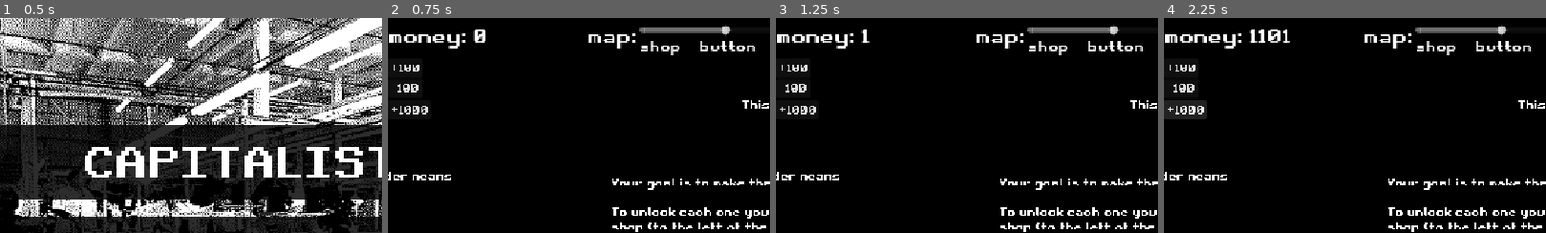
Above: before the commit, frames 1-4 (left to right).
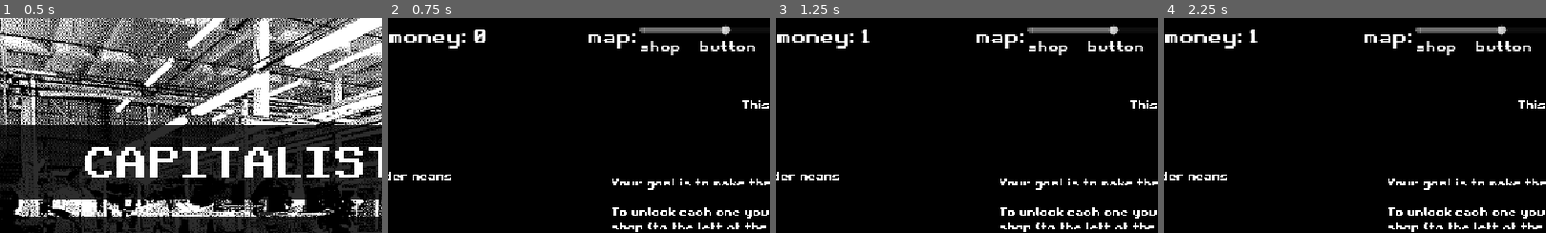
Above: after the commit, the same moments.

Repository: simonM-b/world-history-midterm
Game: Godot game, scene res://scene + script/title.tscn
Same seed, same stepped clock (60 frames per second), same inputs: the game is played once before the commit and once after it.
Inputs (mouse positions are % of the whole screen's width and height, from its top left):
- Up to frame 1 (0.5 s): no input
- Up to frame 2 (0.75 s): click "PLAY" at 0.5 s
- Up to frame 3 (1.25 s): no input
- Up to frame 4 (2.25 s): click (2, 12) at 1.25 s, where only the run before the commit has a clickable "+100"; click (3, 21) at 2 s, where only the run before the commit has a clickable "+1000"
The pictures show only the part of the screen within x 0-50%, y 0-50%; the shares and areas given below are measured in that part.

Frame 1 is identical in both runs. In frame 2, 0.4% of the frame differs, in the area x 1-11%, y 21-45%; in frame 3, 0.4%; in frame 4, 1.5%, in the area x 0-33%, y 5-48%.

Commit message:
started the end of the game

Diff:
--- a/project.godot
+++ b/project.godot
@@ -63,6 +63,11 @@
 , Object(InputEventKey,"resource_local_to_scene":false,"resource_name":"","device":-1,"window_id":0,"alt_pressed":false …(186 unchanged characters)…
 ]
 }
+"degub money add"={
+"deadzone": 0.2,
+"events": [Object(InputEventKey,"resource_local_to_scene":false,"resource_name":"","device":-1,"window_id":0,"alt_pressed":false,"shift_pressed":true,"ctrl_pressed":false,"meta_pressed":false,"pressed":false,"keycode":0,"physical_keycode":81,"key_label":0,"unicode":113,"location":0,"echo":false,"script":null)
+]
+}
 
 [rendering]
 
--- /dev/null
+++ b/scene + script/end_ui.tscn
@@ -0,0 +1,88 @@
+[gd_scene format=3 uid="uid://k63yvfer1t4i"]
+
+[node name="End ui" type="Control" unique_id=197338487]
+layout_mode = 3
+anchors_preset = 15
+anchor_right = 1.0
+anchor_bottom = 1.0
+grow_horizontal = 2
+grow_vertical = 2
+
+[node name="ColorRect" type="ColorRect" parent="." unique_id=1962039845]
+layout_mode = 0
+offset_right = 709.0
+offset_bottom = 457.0
+mouse_filter = 2
+
+[node name="MarginContainer" type="MarginContainer" parent="ColorRect" unique_id=258260659]
+layout_mode = 0
+offset_right = 708.0
+offset_bottom = 455.0
+mouse_filter = 2
+theme_override_constants/margin_left = 10
+theme_override_constants/margin_top = 5
+theme_override_constants/margin_right = 5
+theme_override_constants/margin_bottom = 5
+
+[node name="VBoxContainer" type="VBoxContainer" parent="ColorRect/MarginContainer" unique_id=277106078]
+layout_mode = 2
+mouse_filter = 2
+
+[node name="Label" type="Label" parent="ColorRect/MarginContainer/VBoxContainer" unique_id=832454925]
+layout_mode = 2
+theme_override_colors/font_color = Color(0, 0, 0, 1)
+theme_override_font_sizes/font_size = 32
+text = "THE END ;3"
+horizontal_alignment = 1
+
+[node name="the stuff" type="ColorRect" parent="ColorRect/MarginContainer/VBoxContainer" unique_id=639395464]
+layout_mode = 2
+size_flags_vertical = 3
+mouse_filter = 2
+color = Color(0, 0, 0, 1)
+
+[node name="MarginContainer" type="MarginContainer" parent="ColorRect/MarginContainer/VBoxContainer/the stuff" unique_id=397646796]
+layout_mode = 0
+offset_right = 694.0
+offset_bottom = 399.0
+theme_override_constants/margin_left = 10
+theme_override_constants/margin_top = 5
+
+[node name="VBoxContainer" type="VBoxContainer" parent="ColorRect/MarginContainer/VBoxContainer/the stuff/MarginContainer" unique_id=95380830]
+layout_mode = 2
+
+[node name="Label" type="Label" parent="ColorRect/MarginContainer/VBoxContainer/the stuff/MarginContainer/VBoxContainer" unique_id=655218752]
+layout_mode = 2
+theme_override_font_sizes/font_size = 32
+text = "To do list (to finish the game): "
+
+[node name="cotton" type="CheckBox" parent="ColorRect/MarginContainer/VBoxContainer/the stuff/MarginContainer/VBoxContainer" unique_id=1880826974]
+layout_mode = 2
+theme_override_font_sizes/font_size = 32
+text = "Collect 50 cotton (i)"
+
+[node name="cotton2" type="CheckBox" parent="ColorRect/MarginContainer/VBoxContainer/the stuff/MarginContainer/VBoxContainer" unique_id=1236029599]
+layout_mode = 2
+theme_override_font_sizes/font_size = 32
+text = "Catch 25 cottons (i)"
+
+[node name="ppl" type="CheckBox" parent="ColorRect/MarginContainer/VBoxContainer/the stuff/MarginContainer/VBoxContainer" unique_id=947641260]
+layout_mode = 2
+theme_override_font_sizes/font_size = 32
+text = "find 10 people (i)"
+
+[node name="boxes" type="CheckBox" parent="ColorRect/MarginContainer/VBoxContainer/the stuff/MarginContainer/VBoxContainer" unique_id=1047584788]
+layout_mode = 2
+theme_override_font_sizes/font_size = 32
+text = "stack 15 boxes stacks (i)"
+
+[node name="Label2" type="Label" parent="ColorRect/MarginContainer/VBoxContainer/the stuff" unique_id=542784910]
+layout_mode = 0
+offset_left = 709.0
+offset_top = -38.0
+offset_right = 1393.0
+offset_bottom = 91.0
+theme_override_font_sizes/font_size = 32
+text = "Click the (i) next to
+each item for more
+information."
--- a/scene + script/ui.gd
+++ b/scene + script/ui.gd
@@ -7,6 +7,11 @@
 
 # Called every frame. 'delta' is the elapsed time since the previous frame.
 func _process(delta: float) -> void:
+	if Input.is_action_pressed("degub money add"):
+		$ggg.show()
+	else:
+		$ggg.hide()
+
 	$"HBoxContainer/money label".text = "money: " + str(GLOBAL.money)
 	$HBoxContainer/MarginContainer/VBoxContainer/HSlider.value = GLOBAL.mapProgress
 
--- a/scene + script/ui.tscn
+++ b/scene + script/ui.tscn
@@ -1,8 +1,8 @@
-[gd_scene load_steps=2 format=3 uid="uid://cgim27pxretky"]
+[gd_scene format=3 uid="uid://cgim27pxretky"]
 
 [ext_resource type="Script" uid="uid://de56ltea2vtm1" path="res://scene + script/ui.gd" id="1_fctkd"]
 
-[node name="ui" type="Control"]
+[node name="ui" type="Control" unique_id=567676255]
 layout_mode = 3
 anchors_preset = 15
 anchor_right = 1.0
@@ -12,36 +12,36 @@
 mouse_filter = 2
 script = ExtResource("1_fctkd")
 
-[node name="HBoxContainer" type="HBoxContainer" parent="."]
+[node name="HBoxContainer" type="HBoxContainer" parent="." unique_id=387892688]
 layout_mode = 0
 offset_right = 40.0
 offset_bottom = 40.0
 mouse_filter = 2
 theme_override_constants/separation = 0
 
-[node name="money label" type="Label" parent="HBoxContainer"]
+[node name="money label" type="Label" parent="HBoxContainer" unique_id=2141414802]
 custom_minimum_size = Vector2(300, 0)
 layout_mode = 2
 theme_override_font_sizes/font_size = 28
 text = "$$$$:00000000"
 
-[node name="slider label" type="Label" parent="HBoxContainer"]
+[node name="slider label" type="Label" parent="HBoxContainer" unique_id=998720818]
 layout_mode = 2
 theme_override_font_sizes/font_size = 28
 text = "map:"
 
-[node name="MarginContainer" type="MarginContainer" parent="HBoxContainer"]
+[node name="MarginContainer" type="MarginContainer" parent="HBoxContainer" unique_id=1857604175]
 layout_mode = 2
 mouse_filter = 2
 theme_override_constants/margin_left = 5
 theme_override_constants/margin_top = 10
 theme_override_constants/margin_right = 10
 
-[node name="VBoxContainer" type="VBoxContainer" parent="HBoxContainer/MarginContainer"]
+[node name="VBoxContainer" type="VBoxContainer" parent="HBoxContainer/MarginContainer" unique_id=2026169119]
 layout_mode = 2
 mouse_filter = 2
 
-[node name="HSlider" type="HSlider" parent="HBoxContainer/MarginContainer/VBoxContainer"]
+[node name="HSlider" type="HSlider" parent="HBoxContainer/MarginContainer/VBoxContainer" unique_id=544395997]
 custom_minimum_size = Vector2(600, 0)
 layout_mode = 2
 mouse_filter = 2
@@ -51,47 +51,47 @@
 ticks_on_borders = true
 ticks_position = 3
 
-[node name="HBoxContainer" type="HBoxContainer" parent="HBoxContainer/MarginContainer/VBoxContainer"]
+[node name="HBoxContainer" type="HBoxContainer" parent="HBoxContainer/MarginContainer/VBoxContainer" unique_id=1681226957]
 layout_mode = 2
 mouse_filter = 2
 theme_override_constants/separation = 0
 
-[node name="slider label2" type="Label" parent="HBoxContainer/MarginContainer/VBoxContainer/HBoxContainer"]
+[node name="slider label2" type="Label" parent="HBoxContainer/MarginContainer/VBoxContainer/HBoxContainer" unique_id=41261506]
 layout_mode = 2
 theme_override_font_sizes/font_size = 20
 text = "shop"
 
-[node name="slider label3" type="Label" parent="HBoxContainer/MarginContainer/VBoxContainer/HBoxContainer"]
+[node name="slider label3" type="Label" parent="HBoxContainer/MarginContainer/VBoxContainer/HBoxContainer" unique_id=340363032]
 layout_mode = 2
 theme_override_font_sizes/font_size = 20
 text = "    button"
 
-[node name="slider label4" type="Label" parent="HBoxContainer/MarginContainer/VBoxContainer/HBoxContainer"]
+[node name="slider label4" type="Label" parent="HBoxContainer/MarginContainer/VBoxContainer/HBoxContainer" unique_id=2063069284]
 layout_mode = 2
 theme_override_font_sizes/font_size = 20
 text = "     cotton"
 
-[node name="slider label5" type="Label" parent="HBoxContainer/MarginContainer/VBoxContainer/HBoxContainer"]
+[node name="slider label5" type="Label" parent="HBoxContainer/MarginContainer/VBoxContainer/HBoxContainer" unique_id=962304296]
 layout_mode = 2
 theme_override_font_sizes/font_size = 20
 text = "     Machines"
 
-[node name="slider label8" type="Label" parent="HBoxContainer/MarginContainer/VBoxContainer/HBoxContainer"]
+[node name="slider label8" type="Label" parent="HBoxContainer/MarginContainer/VBoxContainer/HBoxContainer" unique_id=1139195216]
 layout_mode = 2
 theme_override_font_sizes/font_size = 20
 text = "   people"
 
-[node name="slider label6" type="Label" parent="HBoxContainer/MarginContainer/VBoxContainer/HBoxContainer"]
+[node name="slider label6" type="Label" parent="HBoxContainer/MarginContainer/VBoxContainer/HBoxContainer" unique_id=110944127]
 layout_mode = 2
 theme_override_font_sizes/font_size = 20
 text = "     boxes"
 
-[node name="slider label7" type="Label" parent="HBoxContainer/MarginContainer/VBoxContainer/HBoxContainer"]
+[node name="slider label7" type="Label" parent="HBoxContainer/MarginContainer/VBoxContainer/HBoxContainer" unique_id=1474868666]
 layout_mode = 2
 theme_override_font_sizes/font_size = 20
 text = "       End"
 
-[node name="Label" type="Label" parent="."]
+[node name="Label" type="Label" parent="." unique_id=1007141853]
 layout_mode = 0
 offset_left = 533.0
 offset_top = 120.0
@@ -99,7 +99,7 @@
 offset_bottom = 141.0
 text = "This is the map and it will show you where you currently are"
 
-[node name="Label2" type="Label" parent="."]
+[node name="Label2" type="Label" parent="." unique_id=2143081011]
 layout_mode = 0
 offset_left = 726.0
 offset_top = 98.999985
@@ -108,23 +108,28 @@
 rotation = -0.54481465
 text = "--->"
 
-[node name="money" type="Button" parent="."]
+[node name="ggg" type="Control" parent="." unique_id=1753451847]
+anchors_preset = 0
+offset_right = 40.0
+offset_bottom = 40.0
+
+[node name="money" type="Button" parent="ggg" unique_id=457544344]
 layout_mode = 0
 offset_top = 61.0
-offset_right = 8.0
-offset_bottom = 69.0
+offset_right = 52.0
+offset_bottom = 90.0
 focus_mode = 0
 text = "+100"
 
-[node name="moneyii" type="Button" parent="."]
+[node name="moneyii" type="Button" parent="ggg" unique_id=778017440]
 layout_mode = 0
 offset_top = 124.0
-offset_right = 52.0
+offset_right = 64.0
 offset_bottom = 153.0
 focus_mode = 0
 text = "+1000"
 
-[node name="moneym" type="Button" parent="."]
+[node name="moneym" type="Button" parent="ggg" unique_id=1277869418]
 layout_mode = 0
 offset_top = 92.0
 offset_right = 52.0
@@ -132,6 +137,6 @@
 focus_mode = 0
 text = "-100"
 
-[connection signal="pressed" from="money" to="." method="_on_money_pressed"]
-[connection signal="pressed" from="moneyii" to="." method="_on_moneyii_pressed"]
-[connection signal="pressed" from="moneym" to="." method="_on_moneym_pressed"]
+[connection signal="pressed" from="ggg/money" to="." method="_on_money_pressed"]
+[connection signal="pressed" from="ggg/moneyii" to="." method="_on_moneyii_pressed"]
+[connection signal="pressed" from="ggg/moneym" to="." method="_on_moneym_pressed"]
--- /dev/null
+++ b/scene + script/win.tscn
@@ -0,0 +1,32 @@
+[gd_scene format=3 uid="uid://lotn3vhlkwjk"]
+
+[node name="you win" type="Control" unique_id=2144670204]
+layout_mode = 3
+anchors_preset = 15
+anchor_right = 1.0
+anchor_bottom = 1.0
+grow_horizontal = 2
+grow_vertical = 2
+
+[node name="ColorRect" type="ColorRect" parent="." unique_id=1380434903]
+layout_mode = 0
+offset_right = 1156.0
+offset_bottom = 656.0
+color = Color(0, 0, 0, 1)
+
+[node name="Label" type="Label" parent="ColorRect" unique_id=1818094138]
+layout_mode = 0
+offset_left = 32.0
+offset_top = 36.0
+offset_right = 1167.0
+offset_bottom = 429.0
+theme_override_font_sizes/font_size = 32
+text = "THE END
+you did it...
+
+thx for playing :ppp
+
+my website www.simonmickal.com
+
+dont forget to give me feedback by dm on bsky
+or itch.io"
